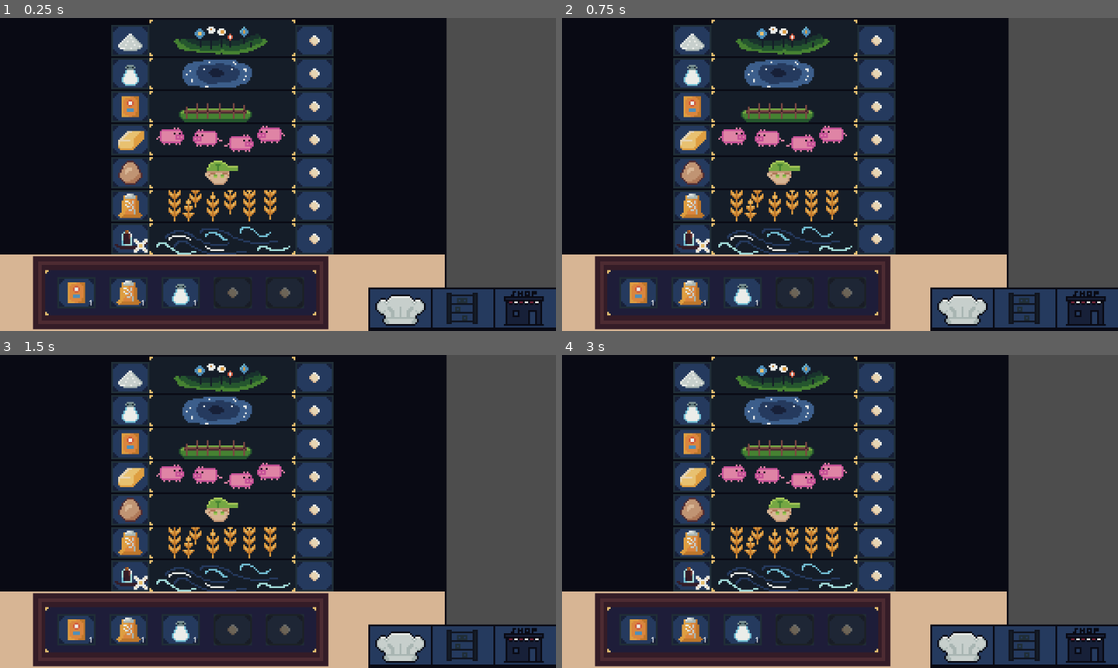
Above: before the commit, frames 1-4 (two rows, left to right).
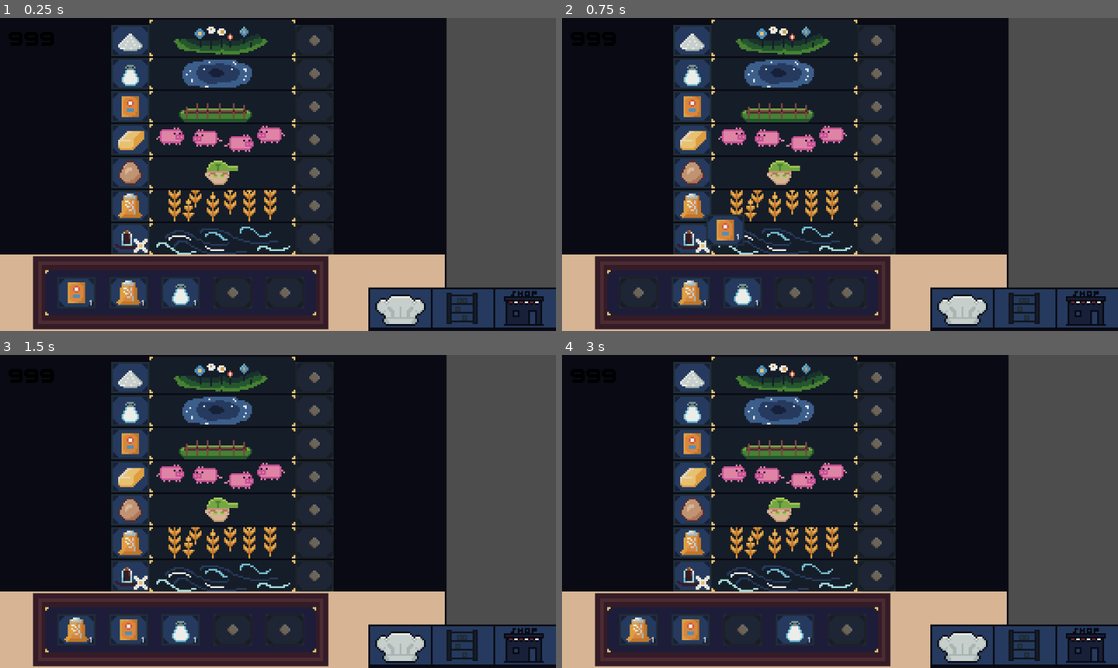
Above: after the commit, the same moments.

Repository: amusci/sweet-treat
Game: Godot game, scene res://Scenes/Areas/shop_playground.tscn
Same seed, same stepped clock (60 frames per second), same inputs: the game is played once before the commit and once after it. This scene is started directly instead of the project's main scene.
Inputs (mouse positions are in pixels of both pictures, inside the frame that each line leads up to):
- Up to frame 1 (0.25 s): no input
- Up to frame 2 (0.75 s): tap Enter at 0.5 s; drag from (639, 293) to (895, 105) at 0.52 s
- Up to frame 3 (1.5 s): tap Space at 1.25 s; drag from (127, 630) to (250, 574) at 1.27 s
- Up to frame 4 (3 s): tap Enter at 2 s; move the mouse to (739, 630) at 2.02 s; click (739, 630) at 2.17 s; tap Space at 2.75 s; drag from (795, 630) to (673, 464) at 2.77 s

The runs differ from the first frame. In frame 1, 3.7% of the frame differs, in the area x 53-60%, y 2-76%; in frame 2, 4.8%; in frame 3, 4.0%; in frame 4, 5.0%, in the area x 11-60%, y 2-93%.

Commit message:
shop should be good for now

Diff:
--- a/Scenes/Areas/shop_playground.tscn
+++ b/Scenes/Areas/shop_playground.tscn
@@ -7,7 +7,9 @@
 [ext_resource type="PackedScene" uid="uid://dtu3jt1kqe2kv" path="res://Scenes/Areas/UIScenes/pause_menu.tscn" id="5_aneyl"]
 [ext_resource type="Texture2D" uid="uid://b1d5mv0ylx62x" path="res://Assets/TempAssets/ordercontainertest.png" id="5_wspjr"]
 [ext_resource type="Texture2D" uid="uid://ctmklw3nylrki" path="res://Assets/antoniotest/ShopSceneGutted.png" id="8_0hv02"]
+[ext_resource type="Script" uid="uid://iyvrqmv07hjf" path="res://Scenes/Shop/shop.gd" id="8_ardy5"]
 [ext_resource type="PackedScene" uid="uid://byjt0e223ntsh" path="res://Scenes/UI/Money.tscn" id="8_tv5g6"]
+[ext_resource type="PackedScene" uid="uid://dtggv3if1mryj" path="res://Scenes/Shop/shop_output.tscn" id="10_ardy5"]
 
 [node name="ShopPlayground" type="Node2D"]
 script = ExtResource("1_7h0is")
@@ -25,18 +27,6 @@
 offset_bottom = 40.0
 texture = ExtResource("5_wspjr")
 
-[node name="SceneButtons" parent="." instance=ExtResource("3_t82ki")]
-offset_left = 212.0
-offset_top = 155.0
-offset_right = 325.0
-offset_bottom = 185.0
-
-[node name="Hotbar" parent="." instance=ExtResource("2_aj1vn")]
-offset_left = 19.0
-offset_top = 137.0
-offset_right = 189.0
-offset_bottom = 179.0
-
 [node name="Money" parent="." instance=ExtResource("8_tv5g6")]
 offset_left = 5.0
 offset_top = 5.0
@@ -51,8 +41,150 @@
 grow_horizontal = 2
 grow_vertical = 2
 
-[node name="BackgroundImage" type="TextureRect" parent="."]
+[node name="Shop" type="Control" parent="."]
+layout_mode = 3
+anchors_preset = 0
 offset_right = 40.0
 offset_bottom = 40.0
+script = ExtResource("8_ardy5")
+
+[node name="TextureRect" type="TextureRect" parent="Shop"]
+z_index = -5
+layout_mode = 1
+offset_right = 320.0
+offset_bottom = 180.0
 texture = ExtResource("8_0hv02")
 stretch_mode = 2
+
+[node name="SugarButton" type="Button" parent="Shop"]
+modulate = Color(1, 1, 1, 0)
+z_index = 4
+layout_mode = 0
+offset_left = 65.0
+offset_top = 5.0
+offset_right = 85.0
+offset_bottom = 21.0
+
+[node name="SugarOutputSlot" parent="Shop" instance=ExtResource("10_ardy5")]
+layout_mode = 0
+offset_left = 170.0
+offset_top = 4.0
+offset_right = 192.0
+offset_bottom = 22.0
+
+[node name="SeaSaltButton" type="Button" parent="Shop"]
+modulate = Color(1, 1, 1, 0)
+z_index = 4
+layout_mode = 0
+offset_left = 65.0
+offset_top = 24.0
+offset_right = 85.0
+offset_bottom = 40.0
+
+[node name="SeaSaltOutputSlot" parent="Shop" instance=ExtResource("10_ardy5")]
+layout_mode = 0
+offset_left = 170.0
+offset_top = 23.0
+offset_right = 192.0
+offset_bottom = 41.0
+
+[node name="BakingSodaButton" type="Button" parent="Shop"]
+modulate = Color(1, 1, 1, 0)
+z_index = 4
+layout_mode = 0
+offset_left = 65.0
+offset_top = 43.0
+offset_right = 85.0
+offset_bottom = 59.0
+
+[node name="BakingSodaOutputSlot" parent="Shop" instance=ExtResource("10_ardy5")]
+layout_mode = 0
+offset_left = 170.0
+offset_top = 42.0
+offset_right = 192.0
+offset_bottom = 60.0
+
+[node name="ButterButton" type="Button" parent="Shop"]
+modulate = Color(1, 1, 1, 0)
+z_index = 4
+layout_mode = 0
+offset_left = 65.0
+offset_top = 62.0
+offset_right = 85.0
+offset_bottom = 78.0
+
+[node name="ButterOutputSlot" parent="Shop" instance=ExtResource("10_ardy5")]
+layout_mode = 0
+offset_left = 170.0
+offset_top = 61.0
+offset_right = 192.0
+offset_bottom = 79.0
+
+[node name="EggButton" type="Button" parent="Shop"]
+modulate = Color(1, 1, 1, 0)
+z_index = 4
+layout_mode = 0
+offset_left = 65.0
+offset_top = 81.0
+offset_right = 85.0
+offset_bottom = 97.0
+
+[node name="EggOutputSlot" parent="Shop" instance=ExtResource("10_ardy5")]
+layout_mode = 0
+offset_left = 170.0
+offset_top = 80.0
+offset_right = 192.0
+offset_bottom = 98.0
+
+[node name="FlourButton" type="Button" parent="Shop"]
+modulate = Color(1, 1, 1, 0)
+z_index = 4
+layout_mode = 0
+offset_left = 65.0
+offset_top = 100.0
+offset_right = 85.0
+offset_bottom = 116.0
+
+[node name="FlourOutputSlot" parent="Shop" instance=ExtResource("10_ardy5")]
+layout_mode = 0
+offset_left = 170.0
+offset_top = 99.0
+offset_right = 192.0
+offset_bottom = 117.0
+
+[node name="VanillaButton" type="Button" parent="Shop"]
+modulate = Color(1, 1, 1, 0)
+z_index = 4
+layout_mode = 0
+offset_left = 65.0
+offset_top = 119.0
+offset_right = 85.0
+offset_bottom = 135.0
+
+[node name="VanillaOutputSlot" parent="Shop" instance=ExtResource("10_ardy5")]
+layout_mode = 0
+offset_left = 170.0
+offset_top = 118.0
+offset_right = 192.0
+offset_bottom = 136.0
+
+[node name="Hotbar" parent="." instance=ExtResource("2_aj1vn")]
+offset_left = 19.0
+offset_top = 137.0
+offset_right = 189.0
+offset_bottom = 179.0
+
+[node name="SceneButtons" parent="." instance=ExtResource("3_t82ki")]
+z_index = 5
+offset_left = 212.0
+offset_top = 155.0
+offset_right = 325.0
+offset_bottom = 185.0
+
+[connection signal="pressed" from="Shop/SugarButton" to="Shop" method="_on_sugar_button_pressed"]
+[connection signal="pressed" from="Shop/SeaSaltButton" to="Shop" method="_on_sea_salt_button_pressed"]
+[connection signal="pressed" from="Shop/BakingSodaButton" to="Shop" method="_on_baking_soda_button_pressed"]
+[connection signal="pressed" from="Shop/ButterButton" to="Shop" method="_on_butter_button_pressed"]
+[connection signal="pressed" from="Shop/EggButton" to="Shop" method="_on_egg_button_pressed"]
+[connection signal="pressed" from="Shop/FlourButton" to="Shop" method="_on_flour_button_pressed"]
+[connection signal="pressed" from="Shop/VanillaButton" to="Shop" method="_on_vanilla_button_pressed"]
--- a/Scenes/Shop/shop.gd
+++ b/Scenes/Shop/shop.gd
@@ -1,12 +1,12 @@
 extends Control
 
-@onready var baking_soda_output = $ScrollContainer/VBoxContainer/BakingSodaSlot/BakingSodaOutput
-@onready var egg_output = $ScrollContainer/VBoxContainer/EggSlot/EggOutput
-@onready var flour_output = $ScrollContainer/VBoxContainer/Flour/FlourOutput
-@onready var sea_salt_output = $ScrollContainer/VBoxContainer/SeaSalt/SeaSaltOutput
-@onready var sugar_output = $ScrollContainer/VBoxContainer/Sugar/SugarOutput
-@onready var vanilla_extract_output = $ScrollContainer/VBoxContainer/VanillaExtract/VanillaExtractOutput
-@onready var butter_output = $ScrollContainer/VBoxContainer/Butter/ButterOutput
+@onready var baking_soda_output = $BakingSodaOutputSlot
+@onready var egg_output = $EggOutputSlot
+@onready var flour_output = $FlourOutputSlot
+@onready var sea_salt_output = $SeaSaltOutputSlot
+@onready var sugar_output = $SugarOutputSlot
+@onready var vanilla_extract_output = $VanillaOutputSlot
+@onready var butter_output = $ButterOutputSlot
 
 # Resources will be loaded from DataManager
 var baking_soda_resource: Resource
@@ -64,14 +64,14 @@
 func _on_sugar_button_pressed():
 	purchase_item(sugar_resource, sugar_output, "Sugar")
 
-func _on_vanilla_extract_button_pressed():
-	purchase_item(vanilla_extract_resource, vanilla_extract_output, "Vanilla Extract")
-
 func _on_butter_button_pressed():
 	purchase_item(butter_resource, butter_output, "Butter")
 
+func _on_vanilla_button_pressed():
+	purchase_item(vanilla_extract_resource, vanilla_extract_output, "Vanilla Extract")
+
 func purchase_item(item_resource: Resource, output_slot: ShopOutput, item_name: String):
-	#
+	# Item purchasing
 	if item_resource == null:
 		print("Error: No resource defined for ", item_name)
 		return
--- a/Scenes/Shop/shop.tscn
+++ /dev/null
@@ -1,23 +0,0 @@
-[gd_scene load_steps=3 format=3 uid="uid://buwcfxv72l13v"]
-
-[ext_resource type="Script" uid="uid://iyvrqmv07hjf" path="res://Scenes/Shop/shop.gd" id="1_w8bjl"]
-[ext_resource type="Texture2D" uid="uid://8i6hirtm6urj" path="res://Assets/lukas82325/Shop Scene.png" id="2_dqdqq"]
-
-[node name="Control" type="Control"]
-layout_mode = 3
-anchors_preset = 15
-anchor_right = 1.0
-anchor_bottom = 1.0
-grow_horizontal = 2
-grow_vertical = 2
-script = ExtResource("1_w8bjl")
-
-[node name="TextureRect" type="TextureRect" parent="."]
-layout_mode = 1
-anchors_preset = 15
-anchor_right = 1.0
-anchor_bottom = 1.0
-grow_horizontal = 2
-grow_vertical = 2
-texture = ExtResource("2_dqdqq")
-stretch_mode = 2
--- a/Scenes/Shop/shop_output.tscn
+++ b/Scenes/Shop/shop_output.tscn
@@ -4,14 +4,14 @@
 
 [node name="OutputSlot" type="Panel"]
 z_index = -1
-custom_minimum_size = Vector2(20, 16)
+custom_minimum_size = Vector2(22, 18)
 script = ExtResource("1_miwww")
 
 [node name="Icon" type="TextureRect" parent="."]
-custom_minimum_size = Vector2(20, 16)
+custom_minimum_size = Vector2(22, 18)
 layout_mode = 0
-offset_right = 30.0
-offset_bottom = 30.0
+offset_right = 22.0
+offset_bottom = 18.0
 stretch_mode = 2
 
 [node name="Amount" type="Label" parent="."]
Not shown: 1 places in Scenes/Areas/shop_playground.tscn that only renumber resources
